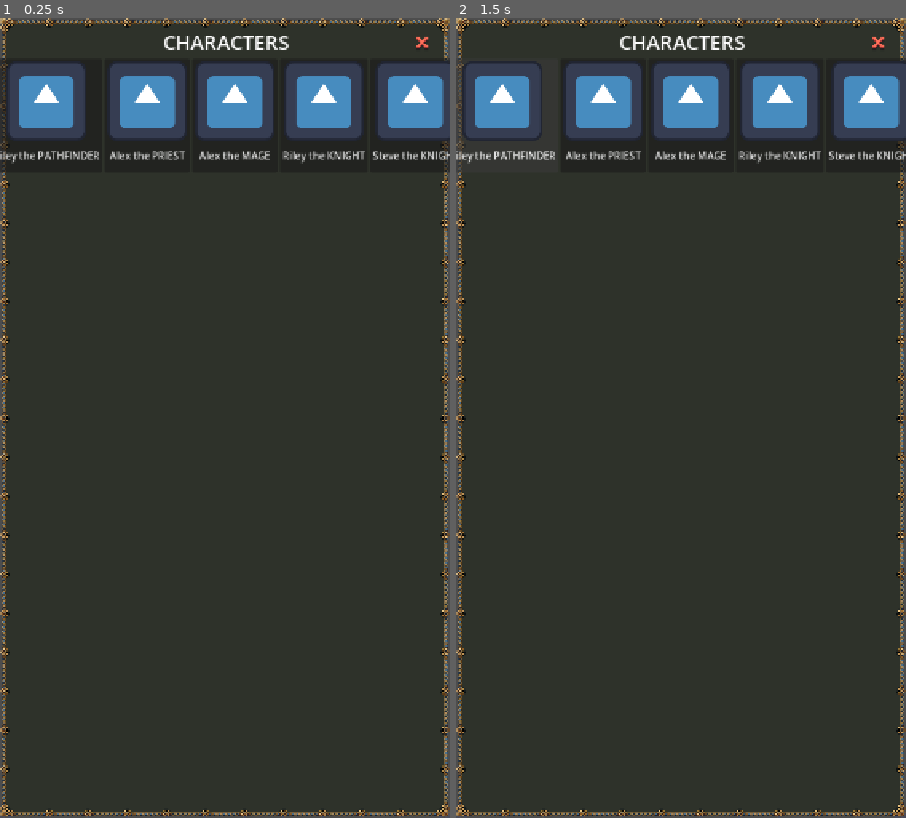
Above: before the commit, frames 1-2 (left to right).
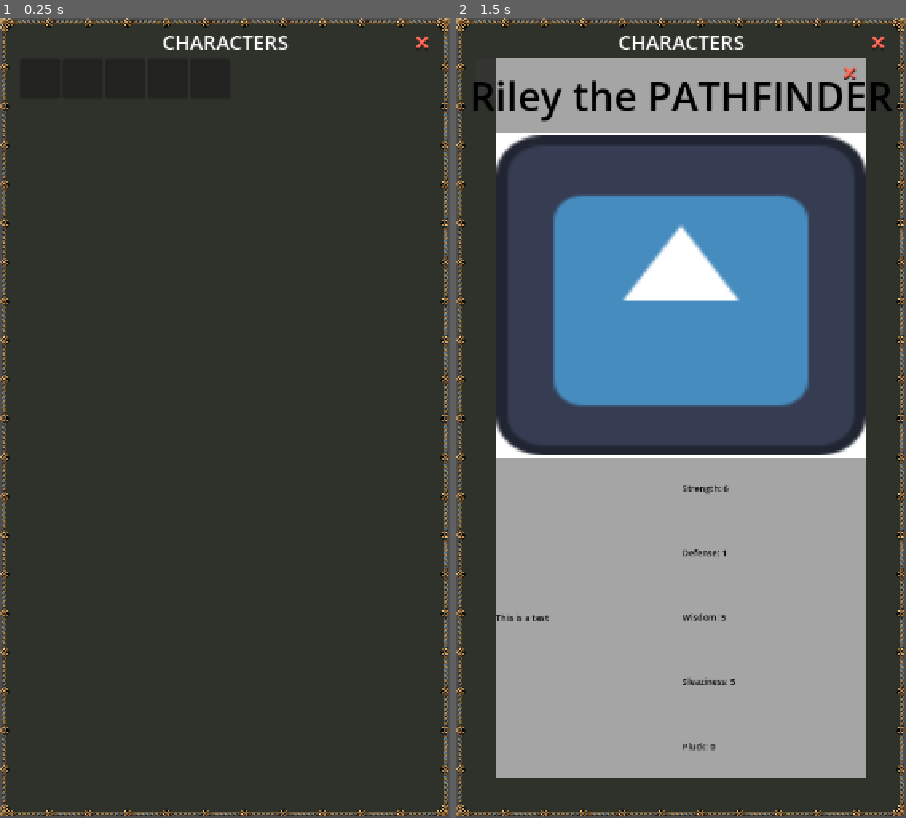
Above: after the commit, the same moments.

Repository: ActuallySanta/Fantasy-Guild-Manager
Game: Godot game, scene res://Scenes/UI/guild_character_page.tscn
Two runs of this game, one before a commit and one after it. Both use one fixed random seed, a clock stepped at 60 frames per second and the inputs below. This scene is started directly instead of the project's main scene. The engine's default icon, where the game draws it, is replaced by a stand-in: a white triangle on a blue panel in a dark square.
Inputs (mouse positions are in pixels of both pictures, inside the frame that each line leads up to):
- Up to frame 1 (0.25 s): no input
- Up to frame 2 (1.5 s): click (501, 114) at 0.5 s, where only the run before the commit has a clickable "Riley the PATHFINDER"; click (496, 82) at 1.27 s

The runs differ from the first frame. In frame 1, 8.6% of the frame differs, in the area x 0-100%, y 2-20%; in frame 2, 72%, in the area x 0-100%, y 2-95%.

Commit message:
Character Display page is functional

Diff:
--- a/Scenes/Characters/character_ui_card.tscn
+++ b/Scenes/Characters/character_ui_card.tscn
@@ -2,43 +2,41 @@
 
 [ext_resource type="Script" uid="uid://cp5ny880jqmtd" path="res://Scripts/Character Generator/character_ui_card.gd" id="1_h6oeb"]
 [ext_resource type="Texture2D" uid="uid://deis7oxw14qbl" path="res://icon.svg" id="1_iwhsd"]
+[ext_resource type="PackedScene" uid="uid://kkjpbudn1ejv" path="res://Scenes/UI/Reusable Elements/close_button.tscn" id="2_8ovrn"]
 
 [sub_resource type="LabelSettings" id="LabelSettings_g4v7s"]
-font_size = 14
+font_size = 64
 font_color = Color(0, 0, 0, 1)
 
 [sub_resource type="LabelSettings" id="LabelSettings_h6oeb"]
 font_size = 14
 font_color = Color(0, 0, 0, 1)
 
-[node name="Character UI Card" type="Control" unique_id=2036542252]
+[node name="Character UI Card" type="MarginContainer" unique_id=424955004]
 custom_minimum_size = Vector2(200, 450)
-custom_maximum_size = Vector2(200, 450)
-layout_mode = 3
 anchors_preset = 15
 anchor_right = 1.0
 anchor_bottom = 1.0
 grow_horizontal = 2
 grow_vertical = 2
+theme_override_constants/margin_left = 64
+theme_override_constants/margin_top = 64
+theme_override_constants/margin_right = 64
+theme_override_constants/margin_bottom = 64
 script = ExtResource("1_h6oeb")
 
 [node name="Card background" type="ColorRect" parent="." unique_id=6135341]
-layout_mode = 1
-anchors_preset = 15
-anchor_right = 1.0
-anchor_bottom = 1.0
-grow_horizontal = 2
-grow_vertical = 2
+layout_mode = 2
 
-[node name="Name Background" type="ColorRect" parent="." unique_id=831626636]
-custom_minimum_size = Vector2(0, 50)
-layout_mode = 1
-anchors_preset = 10
-anchor_right = 1.0
-grow_horizontal = 2
+[node name="VBoxContainer" type="VBoxContainer" parent="." unique_id=373763784]
+layout_mode = 2
+
+[node name="Name Background" type="ColorRect" parent="VBoxContainer" unique_id=831626636]
+custom_minimum_size = Vector2(0, 120)
+layout_mode = 2
 color = Color(0.6452097, 0.6452098, 0.6452097, 1)
 
-[node name="CenterContainer" type="CenterContainer" parent="Name Background" unique_id=1547128288]
+[node name="CenterContainer" type="CenterContainer" parent="VBoxContainer/Name Background" unique_id=1547128288]
 custom_minimum_size = Vector2(0, 40)
 layout_mode = 1
 anchors_preset = 15
@@ -47,25 +45,23 @@
 grow_horizontal = 2
 grow_vertical = 2
 
-[node name="Character Name Label" type="Label" parent="Name Background/CenterContainer" unique_id=718164899]
+[node name="Character Name Label" type="Label" parent="VBoxContainer/Name Background/CenterContainer" unique_id=718164899]
 layout_mode = 2
 text = "This is a test"
 label_settings = SubResource("LabelSettings_g4v7s")
 
-[node name="Stat Block" type="ColorRect" parent="." unique_id=1385783921]
+[node name="Character Icon" type="TextureRect" parent="VBoxContainer" unique_id=1782823202]
+layout_mode = 2
+size_flags_vertical = 3
+texture = ExtResource("1_iwhsd")
+
+[node name="Stat Block" type="ColorRect" parent="VBoxContainer" unique_id=1385783921]
 custom_minimum_size = Vector2(0, 50)
-layout_mode = 1
-anchors_preset = 12
-anchor_top = 1.0
-anchor_right = 1.0
-anchor_bottom = 1.0
-offset_top = -149.0
-offset_bottom = 1.0
-grow_horizontal = 2
-grow_vertical = 0
+layout_mode = 2
+size_flags_vertical = 3
 color = Color(0.6452097, 0.6452098, 0.6452097, 1)
 
-[node name="HBoxContainer" type="HBoxContainer" parent="Stat Block" unique_id=759025615]
+[node name="HBoxContainer" type="HBoxContainer" parent="VBoxContainer/Stat Block" unique_id=759025615]
 layout_mode = 1
 anchors_preset = 15
 anchor_right = 1.0
@@ -73,62 +69,54 @@
 grow_horizontal = 2
 grow_vertical = 2
 
-[node name="Character Description Label" type="Label" parent="Stat Block/HBoxContainer" unique_id=345132546]
+[node name="Character Description Label" type="Label" parent="VBoxContainer/Stat Block/HBoxContainer" unique_id=345132546]
 layout_mode = 2
 size_flags_horizontal = 3
 text = "This is a test"
 label_settings = SubResource("LabelSettings_h6oeb")
 
-[node name="VBoxContainer" type="VBoxContainer" parent="Stat Block/HBoxContainer" unique_id=378746472]
+[node name="VBoxContainer" type="VBoxContainer" parent="VBoxContainer/Stat Block/HBoxContainer" unique_id=378746472]
 layout_mode = 2
 size_flags_horizontal = 3
 
-[node name="Strength Label" type="Label" parent="Stat Block/HBoxContainer/VBoxContainer" unique_id=1873679725]
+[node name="Strength Label" type="Label" parent="VBoxContainer/Stat Block/HBoxContainer/VBoxContainer" unique_id=1873679725]
 layout_mode = 2
 size_flags_horizontal = 3
 size_flags_vertical = 6
 text = "This is a test"
 label_settings = SubResource("LabelSettings_h6oeb")
 
-[node name="Defense Label" type="Label" parent="Stat Block/HBoxContainer/VBoxContainer" unique_id=887562557]
+[node name="Defense Label" type="Label" parent="VBoxContainer/Stat Block/HBoxContainer/VBoxContainer" unique_id=887562557]
 layout_mode = 2
 size_flags_horizontal = 3
 size_flags_vertical = 6
 text = "This is a test"
 label_settings = SubResource("LabelSettings_h6oeb")
 
-[node name="Wisdom Label" type="Label" parent="Stat Block/HBoxContainer/VBoxContainer" unique_id=814082053]
+[node name="Wisdom Label" type="Label" parent="VBoxContainer/Stat Block/HBoxContainer/VBoxContainer" unique_id=814082053]
 layout_mode = 2
 size_flags_horizontal = 3
 size_flags_vertical = 6
 text = "This is a test"
 label_settings = SubResource("LabelSettings_h6oeb")
 
-[node name="Sleaziness Label" type="Label" parent="Stat Block/HBoxContainer/VBoxContainer" unique_id=1563846041]
+[node name="Sleaziness Label" type="Label" parent="VBoxContainer/Stat Block/HBoxContainer/VBoxContainer" unique_id=1563846041]
 layout_mode = 2
 size_flags_horizontal = 3
 size_flags_vertical = 6
 text = "This is a test"
 label_settings = SubResource("LabelSettings_h6oeb")
 
-[node name="Pluck Label" type="Label" parent="Stat Block/HBoxContainer/VBoxContainer" unique_id=1229794144]
+[node name="Pluck Label" type="Label" parent="VBoxContainer/Stat Block/HBoxContainer/VBoxContainer" unique_id=1229794144]
 layout_mode = 2
 size_flags_horizontal = 3
 size_flags_vertical = 6
 text = "This is a test"
 label_settings = SubResource("LabelSettings_h6oeb")
 
-[node name="Character Icon" type="TextureRect" parent="." unique_id=1782823202]
-layout_mode = 1
-anchors_preset = 8
-anchor_left = 0.5
-anchor_top = 0.5
-anchor_right = 0.5
-anchor_bottom = 0.5
-offset_left = -65.0
-offset_top = -146.0
-offset_right = 63.0
-offset_bottom = -18.0
-grow_horizontal = 2
-grow_vertical = 2
-texture = ExtResource("1_iwhsd")
+[node name="Close Button" parent="." unique_id=1203562834 instance=ExtResource("2_8ovrn")]
+layout_mode = 2
+size_flags_horizontal = 8
+size_flags_vertical = 0
+
+[connection signal="pressed" from="Close Button" to="." method="_on_close_button_pressed"]
--- /dev/null
+++ b/Scenes/UI/Reusable Elements/character_display_button.tscn
@@ -0,0 +1,12 @@
+[gd_scene format=3 uid="uid://byy6otbkss2ac"]
+
+[ext_resource type="Script" uid="uid://gyr7clebk1qq" path="res://Scripts/UI/character_display_button.gd" id="1_h28qc"]
+
+[node name="Character Display Button" type="Button" unique_id=975318839]
+custom_minimum_size = Vector2(64, 64)
+offset_right = 8.0
+offset_bottom = 8.0
+script = ExtResource("1_h28qc")
+metadata/_custom_type_script = "uid://dppccbdtrjiuo"
+
+[connection signal="pressed" from="." to="." method="_on_pressed"]
--- /dev/null
+++ b/Scenes/UI/Reusable Elements/character_draggable_icon_button.tscn
@@ -0,0 +1,13 @@
+[gd_scene format=3 uid="uid://gcxfn6xut6eu"]
+
+[ext_resource type="Texture2D" uid="uid://deis7oxw14qbl" path="res://icon.svg" id="1_tngf3"]
+[ext_resource type="Script" uid="uid://cw4tn8gisspu" path="res://Scripts/UI/Drag and Drop System/character_icon_button.gd" id="2_c2cf1"]
+
+[node name="Character Draggable Icon Button" type="Button" unique_id=655139661]
+offset_right = 8.0
+offset_bottom = 8.0
+text = "This is Text"
+icon = ExtResource("1_tngf3")
+icon_alignment = 1
+vertical_icon_alignment = 0
+script = ExtResource("2_c2cf1")
--- a/Scenes/UI/Reusable Elements/character_icon_button.tscn
+++ /dev/null
@@ -1,13 +0,0 @@
-[gd_scene format=3 uid="uid://gcxfn6xut6eu"]
-
-[ext_resource type="Texture2D" uid="uid://deis7oxw14qbl" path="res://icon.svg" id="1_6mjhk"]
-[ext_resource type="Script" uid="uid://cw4tn8gisspu" path="res://Scripts/UI/Drag and Drop System/character_icon_button.gd" id="1_ob8ck"]
-
-[node name="Character Icon Button" type="Button" unique_id=655139661]
-offset_right = 8.0
-offset_bottom = 8.0
-text = "This is Text"
-icon = ExtResource("1_6mjhk")
-icon_alignment = 1
-vertical_icon_alignment = 0
-script = ExtResource("1_ob8ck")
--- a/Scripts/Character Generator/character_ui_card.gd
+++ b/Scripts/Character Generator/character_ui_card.gd
@@ -5,22 +5,18 @@
 var loaded_character: GuildCharacter
 
 #Get a reference to every UI element
-@onready var character_description_label: Label = $"Stat Block/HBoxContainer/Character Description Label"
-@onready var character_name_label: Label = $"Name Background/CenterContainer/Character Name Label"
-@onready var character_icon: TextureRect = $"Character Icon"
 
-@onready var defense_label: Label = $"Stat Block/HBoxContainer/VBoxContainer/Defense Label"
-@onready var strength_label: Label = $"Stat Block/HBoxContainer/VBoxContainer/Strength Label"
-@onready var wisdom_label: Label = $"Stat Block/HBoxContainer/VBoxContainer/Wisdom Label"
-@onready var sleaziness_label: Label = $"Stat Block/HBoxContainer/VBoxContainer/Sleaziness Label"
-@onready var pluck_label: Label = $"Stat Block/HBoxContainer/VBoxContainer/Pluck Label"
+@onready var character_name_label: Label = $"VBoxContainer/Name Background/CenterContainer/Character Name Label"
+@onready var character_description_label: Label = $"VBoxContainer/Stat Block/HBoxContainer/Character Description Label"
 
+@onready var wisdom_label: Label = $"VBoxContainer/Stat Block/HBoxContainer/VBoxContainer/Wisdom Label"
+@onready var strength_label: Label = $"VBoxContainer/Stat Block/HBoxContainer/VBoxContainer/Strength Label"
+@onready var defense_label: Label = $"VBoxContainer/Stat Block/HBoxContainer/VBoxContainer/Defense Label"
+@onready var sleaziness_label: Label = $"VBoxContainer/Stat Block/HBoxContainer/VBoxContainer/Sleaziness Label"
+@onready var pluck_label: Label = $"VBoxContainer/Stat Block/HBoxContainer/VBoxContainer/Pluck Label"
 
 # Called when the node enters the scene tree for the first time.
 func _ready() -> void:
-	# Generate a random character
-	loaded_character = GuildCharacter.new()
-
 	# Set all the text based off the character
 	character_name_label.text = loaded_character.title
 	strength_label.text = "Strength: " + str(loaded_character.stats[GuildCharacter.StatType.STRENGTH])
@@ -29,3 +25,7 @@
 	sleaziness_label.text = "Sleaziness: " + str(loaded_character.stats[GuildCharacter.StatType.SLEAZINESS])
 	pluck_label.text = "Pluck: " + str(loaded_character.pluck)
 	pass # Replace with function body.
+
+
+func _on_close_button_pressed() -> void:
+	queue_free()
--- /dev/null
+++ b/Scripts/UI/character_display_button.gd
@@ -0,0 +1,14 @@
+extends AnimatedButton
+class_name CharacterDisplayButton
+
+const CHARACTER_UI_CARD = preload("res://Scenes/Characters/character_ui_card.tscn")
+
+var held_character : GuildCharacter
+
+
+
+
+func _on_pressed() -> void:
+	var display_card:= CHARACTER_UI_CARD.instantiate() as CharacterUICard
+	display_card.loaded_character = held_character
+	get_tree().current_scene.add_child(display_card)
--- a/Scripts/UI/guild_character_page.gd
+++ b/Scripts/UI/guild_character_page.gd
@@ -1,7 +1,7 @@
 extends Control
 
 @onready var drag_drop_grid: DragDropGrid = $"MarginContainer/VBoxContainer/Drag Drop Grid"
-const CHARACTER_ICON_BUTTON = preload("uid://gcxfn6xut6eu")
+const CHARACTER_DISPLAY_BUTTON = preload("uid://byy6otbkss2ac")
 
 
 # Called when the node enters the scene tree for the first time.
@@ -13,7 +13,7 @@
 
 func _load_characters_onto_page():
 	for characters in CharacterContainer.active_characters:
-		var _char_icon := CHARACTER_ICON_BUTTON.instantiate()
+		var _char_icon := CHARACTER_DISPLAY_BUTTON.instantiate()
 		_char_icon.held_character = characters
 		drag_drop_grid.add_child(_char_icon)
 		pass
Not shown, added: Scripts/UI/character_display_button.gd.uid
